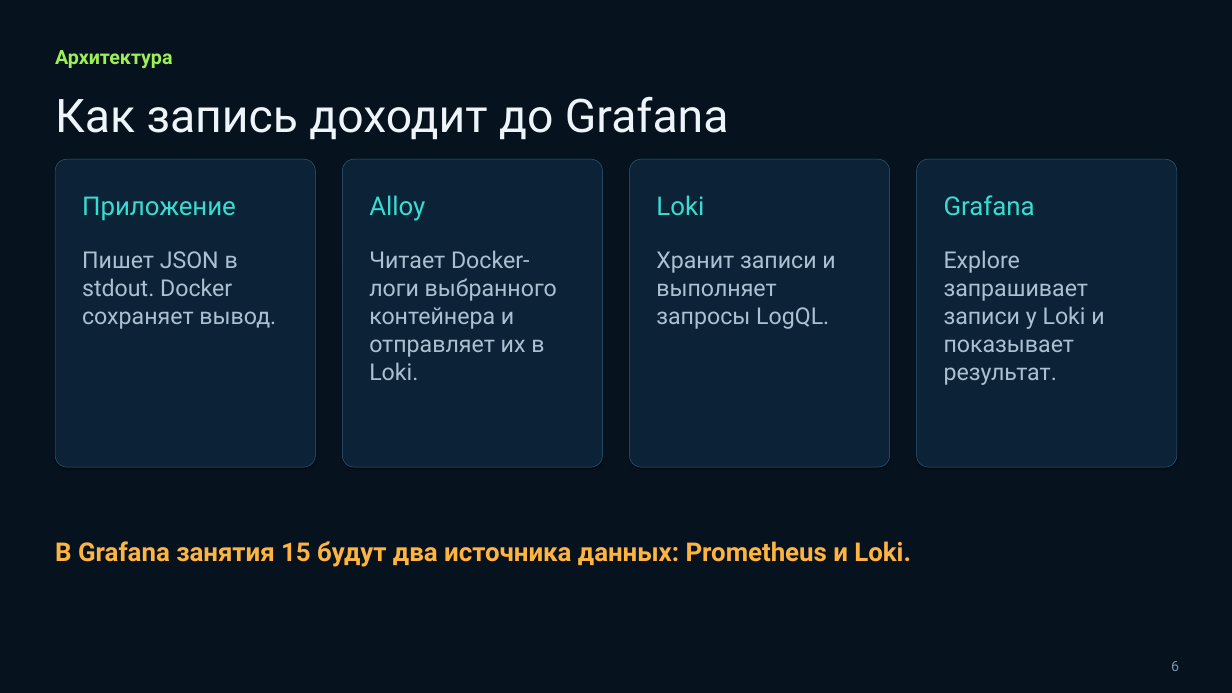
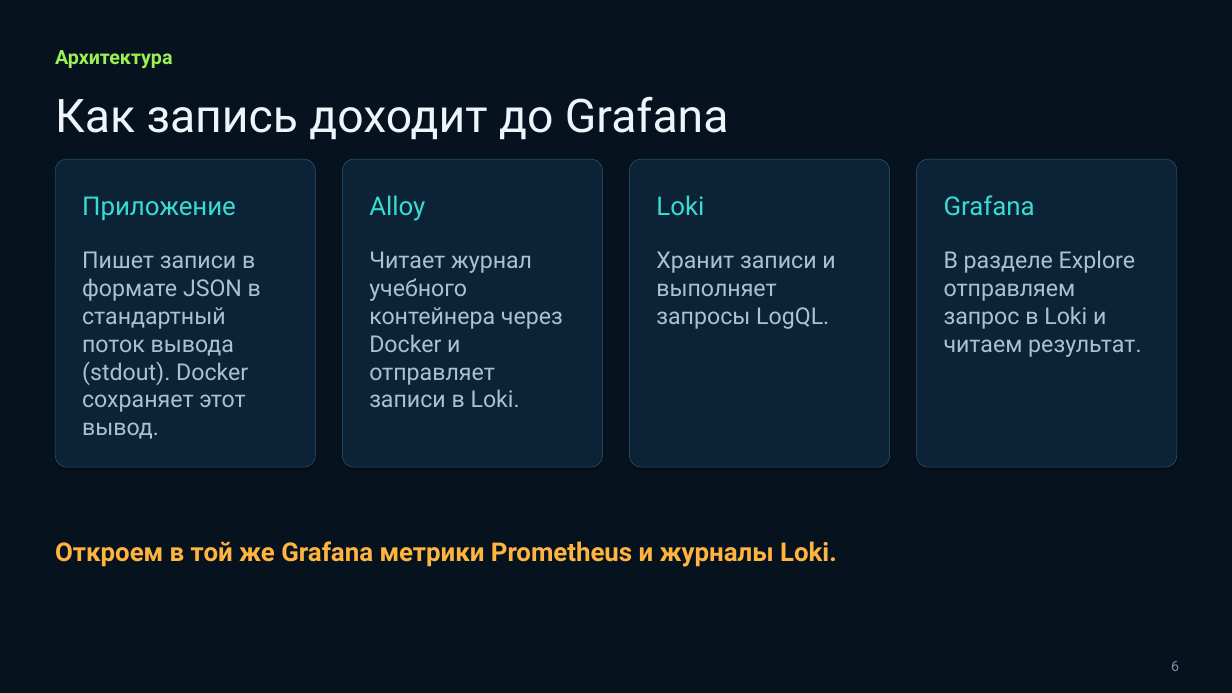
Before and after one commit to tenroman1-design/devops-lab, a slide deck: slide 6 of lesson16/Занятие 16 — Централизованное логирование.pptx. Drawn at 1232x693 pixels with LibreOffice and Linux fonts; fonts in the diff are those of the drawing. Boxes give left, top, right and bottom in pixels: in the first picture for what was removed or moved away, otherwise in the second. Text is boxed around its words. In the diff, an @@ line names an element or a change of style, - is before the commit and + after.

```diff
--- a/lesson16/Занятие 16 — Централизованное логирование.pptx
+++ b/lesson16/Занятие 16 — Централизованное логирование.pptx
@@ text at (82, 251, 261, 439): text changed @@
-Пишет JSON в stdout. Docker сохраняет вывод.
+Пишет записи в формате JSON в стандартный поток вывода (stdout). Docker сохраняет этот вывод.
@@ text at (369, 251, 563, 407): text changed @@
-Читает Docker-логи выбранного контейнера и отправляет их в Loki.
+Читает журнал учебного контейнера через Docker и отправляет записи в Loki.
@@ text at (944, 250, 1141, 357): text changed @@
-Explore запрашивает записи у Loki и показывает результат.
+В разделе Explore отправляем запрос в Loki и читаем результат.
@@ text at (55, 541, 837, 567): text changed @@
-В Grafana занятия 15 будут два источника данных: Prometheus и Loki.
+Откроем в той же Grafana метрики Prometheus и журналы Loki.
```
Also in this commit, not shown: 12 other slides changed, 2 other files.
